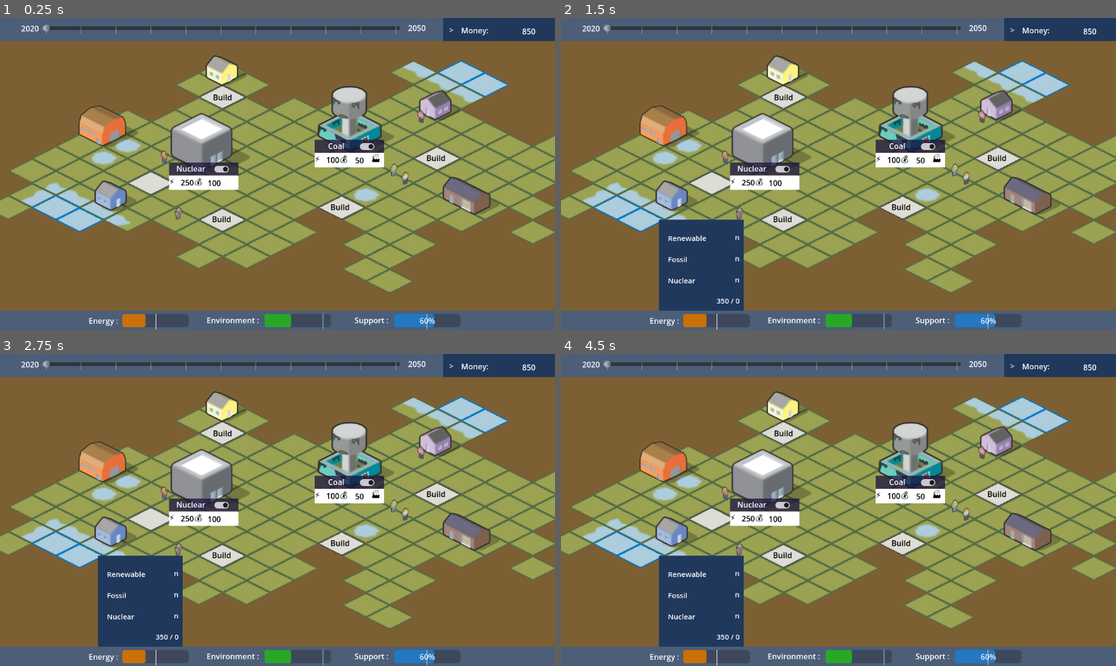
Above: before the commit, frames 1-4 (two rows, left to right).
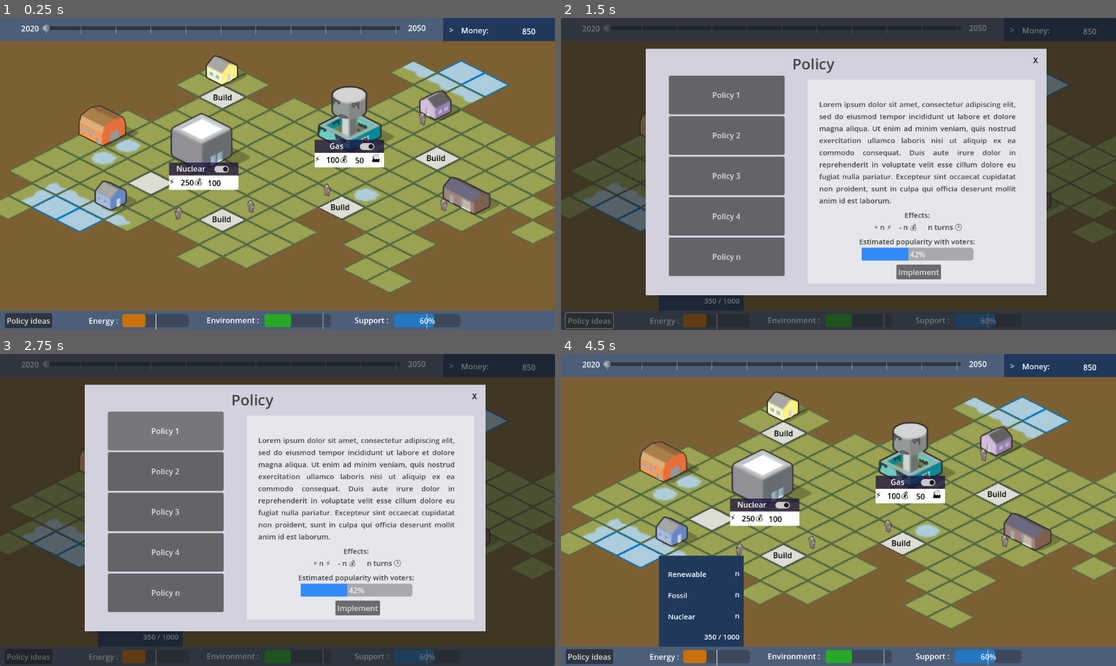
Above: after the commit, the same moments.

Repository: astonedf/SURE_PoC
Game: Godot game, scene res://Scenes/world.tscn
Two runs of this game, one before a commit and one after it. Both use one fixed random seed, a clock stepped at 60 frames per second and the inputs below.
Inputs (mouse positions are in pixels of both pictures, inside the frame that each line leads up to):
- Up to frame 1 (0.25 s): no input
- Up to frame 2 (1.5 s): click (699, 317) at 0.52 s; click (588, 320) at 1.25 s, where only the run after the commit has a clickable "Policy ideas"
- Up to frame 3 (2.75 s): click (166, 432) at 2 s, where only the run after the commit has a clickable "Policy 1"
- Up to frame 4 (4.5 s): click (727, 472) at 2.75 s, where only the run after the commit has a clickable "Policy 2"; click (916, 606) at 3.5 s, where only the run after the commit has a clickable "Implement"; click (1038, 397) at 4.25 s, where only the run after the commit has a clickable "X"

The runs differ from the first frame. In frame 1, 0.7% of the frame differs, in the area x 0-81%, y 29-100%; in frame 2, 98%; in frame 3, 98%, in the area x 0-100%, y 0-100%; in frame 4, 0.8%.

Commit message:
more menus

Diff:
--- a/SURE/Scenes/avatar.tscn
+++ b/SURE/Scenes/avatar.tscn
@@ -84,6 +84,7 @@
 offset_top = -16.0
 offset_right = 8.0
 offset_bottom = 16.0
+focus_mode = 0
 flat = true
 
 [connection signal="pressed" from="Button" to="." method="_on_button_pressed"]
--- a/SURE/Scenes/avatar_creation.tscn
+++ b/SURE/Scenes/avatar_creation.tscn
@@ -1,4 +1,7 @@
-[gd_scene format=3 uid="uid://bho2104p5e0rx"]
+[gd_scene load_steps=3 format=3 uid="uid://bho2104p5e0rx"]
+
+[ext_resource type="PackedScene" uid="uid://qnw77bjuu8jw" path="res://Scenes/char_select.tscn" id="1_3ecar"]
+[ext_resource type="Texture2D" uid="uid://byjtw7q3281rv" path="res://Assets/People/people_6_d.png" id="1_y3qam"]
 
 [node name="AvatarCreation" type="Control"]
 layout_mode = 3
@@ -12,11 +15,107 @@
 layout_mode = 1
 anchors_preset = 9
 anchor_bottom = 1.0
-offset_right = 568.0
+offset_left = 24.0
+offset_top = 24.0
+offset_right = 552.0
+offset_bottom = -32.0
 grow_vertical = 2
 
-[node name="VBoxContainer" type="VBoxContainer" parent="MarginContainer"]
+[node name="ColorRect" type="ColorRect" parent="MarginContainer"]
+layout_mode = 2
+color = Color(0.203922, 0.203922, 0.203922, 1)
+
+[node name="VBoxContainer" type="VBoxContainer" parent="MarginContainer/ColorRect"]
+layout_mode = 2
+offset_left = 40.0
+offset_top = 40.0
+offset_right = 168.0
+offset_bottom = 536.0
+
+[node name="Label6" type="Label" parent="MarginContainer/ColorRect/VBoxContainer"]
+custom_minimum_size = Vector2(0, 54)
+layout_mode = 2
+theme_override_font_sizes/font_size = 25
+text = "Name :"
+vertical_alignment = 1
+
+[node name="Label" type="Label" parent="MarginContainer/ColorRect/VBoxContainer"]
+custom_minimum_size = Vector2(0, 54)
+layout_mode = 2
+theme_override_font_sizes/font_size = 25
+text = "Hair :"
+vertical_alignment = 1
+
+[node name="Label2" type="Label" parent="MarginContainer/ColorRect/VBoxContainer"]
+custom_minimum_size = Vector2(0, 54)
+layout_mode = 2
+theme_override_font_sizes/font_size = 25
+text = "Shirt :"
+vertical_alignment = 1
+
+[node name="Label3" type="Label" parent="MarginContainer/ColorRect/VBoxContainer"]
+custom_minimum_size = Vector2(0, 54)
+layout_mode = 2
+theme_override_font_sizes/font_size = 25
+text = "Legs :"
+vertical_alignment = 1
+
+[node name="Label4" type="Label" parent="MarginContainer/ColorRect/VBoxContainer"]
+custom_minimum_size = Vector2(0, 54)
+layout_mode = 2
+theme_override_font_sizes/font_size = 25
+text = "Shoes :"
+vertical_alignment = 1
+
+[node name="Label5" type="Label" parent="MarginContainer/ColorRect/VBoxContainer"]
+custom_minimum_size = Vector2(0, 54)
+layout_mode = 2
+theme_override_font_sizes/font_size = 25
+text = "Hat :"
+vertical_alignment = 1
+
+[node name="VBoxContainer2" type="VBoxContainer" parent="MarginContainer/ColorRect"]
+layout_mode = 2
+offset_left = 254.0
+offset_top = 40.0
+offset_right = 382.0
+offset_bottom = 536.0
+
+[node name="Label6" type="LineEdit" parent="MarginContainer/ColorRect/VBoxContainer2"]
+custom_minimum_size = Vector2(0, 50)
+layout_mode = 2
+theme_override_font_sizes/font_size = 25
+placeholder_text = "Name"
+
+[node name="CharSelect" parent="MarginContainer/ColorRect/VBoxContainer2" instance=ExtResource("1_3ecar")]
 layout_mode = 2
 
-[node name="Label" type="Label" parent="MarginContainer/VBoxContainer"]
+[node name="CharSelect2" parent="MarginContainer/ColorRect/VBoxContainer2" instance=ExtResource("1_3ecar")]
 layout_mode = 2
+
+[node name="CharSelect3" parent="MarginContainer/ColorRect/VBoxContainer2" instance=ExtResource("1_3ecar")]
+layout_mode = 2
+
+[node name="CharSelect4" parent="MarginContainer/ColorRect/VBoxContainer2" instance=ExtResource("1_3ecar")]
+layout_mode = 2
+
+[node name="CharSelect5" parent="MarginContainer/ColorRect/VBoxContainer2" instance=ExtResource("1_3ecar")]
+layout_mode = 2
+
+[node name="CharSelect6" parent="MarginContainer/ColorRect/VBoxContainer2" instance=ExtResource("1_3ecar")]
+layout_mode = 2
+
+[node name="Button" type="Button" parent="MarginContainer/ColorRect"]
+layout_mode = 0
+offset_left = 176.0
+offset_top = 472.0
+offset_right = 345.0
+offset_bottom = 549.0
+theme_override_font_sizes/font_size = 50
+text = "Create"
+
+[node name="Sprite2D" type="Sprite2D" parent="."]
+texture_filter = 1
+position = Vector2(808, 304)
+scale = Vector2(10, 10)
+texture = ExtResource("1_y3qam")
--- a/SURE/Scenes/build_process.tscn
+++ b/SURE/Scenes/build_process.tscn
@@ -1,4 +1,4 @@
-[gd_scene load_steps=5 format=3]
+[gd_scene load_steps=5 format=3 uid="uid://ba58vngr3dwy2"]
 
 [ext_resource type="Script" path="res://src/farm.gd" id="1_lvhtj"]
 [ext_resource type="Texture2D" uid="uid://csvtdvdrgbyjn" path="res://Assets/spritesheet.png" id="2_d2fjf"]
--- /dev/null
+++ b/SURE/Scenes/char_select.tscn
@@ -0,0 +1,42 @@
+[gd_scene format=3 uid="uid://qnw77bjuu8jw"]
+
+[node name="CharSelect" type="Control"]
+custom_minimum_size = Vector2(0, 44)
+layout_mode = 3
+anchor_right = 0.181
+anchor_bottom = 0.049
+offset_right = -0.512009
+offset_bottom = 12.248
+grow_horizontal = 2
+grow_vertical = 2
+
+[node name="ColorRect" type="ColorRect" parent="."]
+layout_mode = 0
+offset_right = 192.0
+offset_bottom = 40.0
+color = Color(0.266667, 0.266667, 0.458824, 1)
+
+[node name="Label" type="Label" parent="ColorRect"]
+layout_mode = 1
+anchors_preset = 15
+anchor_right = 1.0
+anchor_bottom = 1.0
+grow_horizontal = 2
+grow_vertical = 2
+text = "Text"
+horizontal_alignment = 1
+vertical_alignment = 1
+
+[node name="Button" type="Button" parent="."]
+layout_mode = 0
+offset_left = -16.0
+offset_right = 2.0
+offset_bottom = 40.0
+text = "<"
+
+[node name="Button2" type="Button" parent="."]
+layout_mode = 0
+offset_left = 192.0
+offset_right = 210.0
+offset_bottom = 40.0
+text = ">"
--- a/SURE/Scenes/energy_bar.tscn
+++ b/SURE/Scenes/energy_bar.tscn
@@ -1,4 +1,4 @@
-[gd_scene load_steps=3 format=3]
+[gd_scene load_steps=3 format=3 uid="uid://ck16e7ajx7hl4"]
 
 [ext_resource type="Script" path="res://src/energy_bar.gd" id="1_8teth"]
 [ext_resource type="StyleBox" uid="uid://phji31i5dkkd" path="res://Scenes/energy_bar.tres" id="2_4gg5u"]
--- a/SURE/Scenes/farm.tscn
+++ b/SURE/Scenes/farm.tscn
@@ -1,4 +1,4 @@
-[gd_scene load_steps=4 format=3]
+[gd_scene load_steps=4 format=3 uid="uid://b1ipgesi102nc"]
 
 [ext_resource type="Script" path="res://src/farm.gd" id="1_o6b5t"]
 [ext_resource type="Texture2D" uid="uid://csvtdvdrgbyjn" path="res://Assets/spritesheet.png" id="1_ok7e6"]
--- a/SURE/Scenes/shock.tscn
+++ b/SURE/Scenes/shock.tscn
@@ -1,8 +1,8 @@
-[gd_scene load_steps=5 format=3]
+[gd_scene load_steps=5 format=3 uid="uid://885lty3v1qbq"]
 
 [ext_resource type="Script" path="res://src/shock.gd" id="1_bkl8y"]
 [ext_resource type="Texture2D" uid="uid://dtc7lnxlbfgjf" path="res://willian-justen-de-vasconcellos-cIQ0wHskpMo-unsplash.jpg" id="1_s7q3d"]
-[ext_resource type="PackedScene" uid="uid://dgu02uh047h3m" path="res://Scenes/energy_bar.tscn" id="2_i1jhu"]
+[ext_resource type="PackedScene" uid="uid://ck16e7ajx7hl4" path="res://Scenes/energy_bar.tscn" id="2_i1jhu"]
 
 [sub_resource type="Theme" id="Theme_jkqh0"]
 
--- a/SURE/Scenes/ui.tscn
+++ b/SURE/Scenes/ui.tscn
@@ -1,11 +1,12 @@
-[gd_scene load_steps=9 format=3 uid="uid://bs48lirfn2fp2"]
+[gd_scene load_steps=10 format=3 uid="uid://bs48lirfn2fp2"]
 
 [ext_resource type="Script" path="res://src/ui.gd" id="1_blqjq"]
 [ext_resource type="Texture2D" uid="uid://jxfbng7wapfp" path="res://grey_sliderRight.png" id="1_v6q86"]
-[ext_resource type="PackedScene" path="res://Scenes/energy_bar.tscn" id="3_fm1y6"]
+[ext_resource type="PackedScene" uid="uid://ck16e7ajx7hl4" path="res://Scenes/energy_bar.tscn" id="3_fm1y6"]
 [ext_resource type="PackedScene" uid="uid://btvu06t5i741p" path="res://Scenes/bubble.tscn" id="3_nonk7"]
 [ext_resource type="PackedScene" uid="uid://u1nvhv5ceok" path="res://Scenes/BarInfo.tscn" id="4_67rbh"]
-[ext_resource type="PackedScene" path="res://Scenes/shock.tscn" id="5_tj765"]
+[ext_resource type="PackedScene" uid="uid://885lty3v1qbq" path="res://Scenes/shock.tscn" id="5_tj765"]
+[ext_resource type="PackedScene" uid="uid://jj476u8yn2g8" path="res://Scenes/window.tscn" id="7_yu7g8"]
 
 [sub_resource type="StyleBoxFlat" id="StyleBoxFlat_ldrdn"]
 bg_color = Color(0.152941, 0.658824, 0.152941, 1)
@@ -78,6 +79,7 @@
 label1 = "Renewable"
 label2 = "Fossil"
 label3 = "Nuclear"
+max = 1000
 
 [node name="Label2" type="Label" parent="ColorRect"]
 layout_mode = 2
@@ -114,7 +116,7 @@
 grow_vertical = 1
 label1 = "Land use"
 label2 = "Pollution"
-label3 = "What else?"
+max = 1000
 
 [node name="Label3" type="Label" parent="ColorRect"]
 layout_mode = 2
@@ -147,8 +149,16 @@
 offset_bottom = -16.19
 grow_horizontal = 1
 grow_vertical = 1
-label1 = "Energy prices"
+label1 = "Energy affordability"
 label2 = "Environment"
+max = 100
+
+[node name="Button" type="Button" parent="ColorRect"]
+offset_left = 10.0
+offset_top = 5.0
+offset_right = 108.0
+offset_bottom = 36.0
+text = "Policy ideas"
 
 [node name="ColorRect2" type="ColorRect" parent="."]
 custom_minimum_size = Vector2(0, 40)
@@ -300,6 +310,10 @@
 [node name="Shock" parent="." instance=ExtResource("5_tj765")]
 visible = false
 
+[node name="Window" parent="." instance=ExtResource("7_yu7g8")]
+visible = false
+
 [connection signal="pressed" from="ColorRect/Next/NextTurn" to="." method="_on_label_pressed"]
 [connection signal="reached" from="ColorRect/EnergyBar" to="." method="_on_energy_bar_reached"]
+[connection signal="pressed" from="ColorRect/Button" to="." method="_on_button_pressed"]
 [connection signal="pressed" from="ColorRect2/MoneyUI" to="." method="_on_money_ui_pressed"]
--- /dev/null
+++ b/SURE/Scenes/window.gd
@@ -0,0 +1,15 @@
+extends CanvasLayer
+
+
+# Called when the node enters the scene tree for the first time.
+func _ready():
+	pass # Replace with function body.
+
+
+# Called every frame. 'delta' is the elapsed time since the previous frame.
+func _process(delta):
+	pass
+
+
+func _on_button_2_pressed():
+	visible = false
--- a/SURE/Scenes/window.tscn
+++ b/SURE/Scenes/window.tscn
@@ -1,8 +1,12 @@
-[gd_scene load_steps=2 format=3 uid="uid://jj476u8yn2g8"]
+[gd_scene load_steps=3 format=3 uid="uid://jj476u8yn2g8"]
 
-[ext_resource type="Texture2D" uid="uid://vakeu7mmf084" path="res://icon.svg" id="1_t74m5"]
+[ext_resource type="Script" path="res://Scenes/window.gd" id="1_y1ckm"]
 
-[node name="Window" type="CanvasLayer"]
+[sub_resource type="StyleBoxFlat" id="StyleBoxFlat_77vk0"]
+bg_color = Color(0.196078, 0.545098, 0.968627, 1)
+
+[node name="Policy" type="CanvasLayer"]
+script = ExtResource("1_y1ckm")
 
 [node name="MarginContainer" type="MarginContainer" parent="."]
 anchors_preset = 15
@@ -20,12 +24,12 @@
 offset_top = 64.0
 offset_right = 1008.0
 offset_bottom = 576.0
-color = Color(0.843137, 0.921569, 0.968627, 1)
+color = Color(0.823529, 0.823529, 0.870588, 1)
 
 [node name="VBoxContainer" type="VBoxContainer" parent="MarginContainer/Panel/ColorRect"]
 layout_mode = 2
-offset_left = 16.0
-offset_top = 16.0
+offset_left = 48.0
+offset_top = 56.0
 offset_right = 288.0
 offset_bottom = 496.0
 grow_vertical = 2
@@ -58,17 +62,17 @@
 [node name="ColorRect" type="ColorRect" parent="MarginContainer/Panel/ColorRect"]
 layout_mode = 0
 offset_left = 336.0
-offset_top = 80.0
-offset_right = 792.0
-offset_bottom = 472.0
-color = Color(0.902066, 0.952443, 0.98218, 1)
+offset_top = 64.0
+offset_right = 808.0
+offset_bottom = 488.0
+color = Color(0.900945, 0.901041, 0.92816, 1)
 
 [node name="Title" type="Label" parent="MarginContainer/Panel/ColorRect"]
 layout_mode = 0
-offset_left = 360.0
-offset_top = 24.0
-offset_right = 568.0
-offset_bottom = 64.0
+offset_left = 304.0
+offset_top = 8.0
+offset_right = 512.0
+offset_bottom = 55.0
 theme_override_colors/font_color = Color(0.270588, 0.270588, 0.270588, 1)
 theme_override_font_sizes/font_size = 31
 text = "Policy"
@@ -89,22 +93,42 @@
 [node name="Effect" type="Label" parent="MarginContainer/Panel/ColorRect"]
 layout_mode = 0
 offset_left = 360.0
-offset_top = 344.0
+offset_top = 334.0
 offset_right = 768.0
-offset_bottom = 456.0
+offset_bottom = 446.0
 theme_override_colors/font_color = Color(0.270588, 0.270588, 0.270588, 1)
 theme_override_font_sizes/font_size = 15
-text = "+ n ⚡
-- n 💰
-n turns 🕒"
+text = "Effects:
+ + n ⚡    - n 💰      n turns 🕒
+Estimated popularity with voters:"
 horizontal_alignment = 1
-vertical_alignment = 3
 autowrap_mode = 3
 
-[node name="TextureButton" type="TextureButton" parent="."]
-offset_left = 88.0
-offset_top = 160.0
-offset_right = 216.0
-offset_bottom = 288.0
-scale = Vector2(0.5, 0.5)
-texture_normal = ExtResource("1_t74m5")
+[node name="ProgressBar" type="ProgressBar" parent="MarginContainer/Panel/ColorRect"]
+layout_mode = 0
+offset_left = 448.0
+offset_top = 413.0
+offset_right = 680.0
+offset_bottom = 440.0
+theme_override_styles/fill = SubResource("StyleBoxFlat_77vk0")
+value = 42.0
+
+[node name="Button" type="Button" parent="MarginContainer/Panel/ColorRect"]
+layout_mode = 0
+offset_left = 520.0
+offset_top = 448.0
+offset_right = 613.0
+offset_bottom = 479.0
+text = "Implement"
+
+[node name="Button2" type="Button" parent="MarginContainer/Panel/ColorRect"]
+layout_mode = 0
+offset_left = 800.0
+offset_top = 8.0
+offset_right = 818.0
+offset_bottom = 39.0
+theme_override_colors/font_color = Color(0, 0, 0, 1)
+text = "X"
+flat = true
+
+[connection signal="pressed" from="MarginContainer/Panel/ColorRect/Button2" to="." method="_on_button_2_pressed"]
--- a/SURE/Scenes/world.tscn
+++ b/SURE/Scenes/world.tscn
@@ -7,14 +7,13 @@
 [ext_resource type="Texture2D" uid="uid://dd4usnroeap8y" path="res://Assets/Buildings/warehouse_orange_b.png" id="5_ex311"]
 [ext_resource type="Texture2D" uid="uid://bpqqad3qr0s0a" path="res://Assets/Buildings/house_small_purple_a.png" id="6_8a8ec"]
 [ext_resource type="PackedScene" uid="uid://ct4blqwh4y6ab" path="res://Scenes/energy_plant.tscn" id="7_6x5m2"]
-[ext_resource type="Texture2D" uid="uid://81u7c4lqok50" path="res://Assets/People/people_2_a.png" id="7_ljggt"]
 [ext_resource type="Texture2D" uid="uid://ywn3w3u7101f" path="res://Assets/Buildings/building_small_gray_b.png" id="8_7d7gc"]
+[ext_resource type="PackedScene" uid="uid://dsu6t86pxh6ch" path="res://Scenes/avatar.tscn" id="8_liuie"]
 [ext_resource type="Texture2D" uid="uid://cvdjme5hto1ao" path="res://Assets/People/people_1_b.png" id="8_wpqsw"]
-[ext_resource type="Texture2D" uid="uid://dkoss0mydp0kj" path="res://Assets/People/people_4_b.png" id="9_a5p6h"]
 [ext_resource type="Texture2D" uid="uid://dfb8j0dgkthdj" path="res://Assets/Buildings/water_tower_b_damaged.png" id="9_swixi"]
-[ext_resource type="Texture2D" uid="uid://bhfxrylm2sf5h" path="res://Assets/People/people_5_d.png" id="10_qpcoi"]
-[ext_resource type="Texture2D" uid="uid://bskqc02rhk72n" path="res://Assets/People/people_6_c.png" id="11_col61"]
 [ext_resource type="PackedScene" uid="uid://banvqdghwoj3p" path="res://Scenes/build_button.tscn" id="16_pnu0i"]
+
+[sub_resource type="Theme" id="Theme_mklkc"]
 
 [node name="World" type="Node2D"]
 
@@ -53,26 +52,22 @@
 position = Vector2(915, 181)
 texture = ExtResource("6_8a8ec")
 
-[node name="People2A" type="Sprite2D" parent="Props"]
-position = Vector2(341, 289)
-texture = ExtResource("7_ljggt")
-
 [node name="People1B" type="Sprite2D" parent="Props"]
 texture_filter = 1
 position = Vector2(370, 406)
 texture = ExtResource("8_wpqsw")
 
-[node name="People4B" type="Sprite2D" parent="Props"]
-position = Vector2(817, 316)
-texture = ExtResource("9_a5p6h")
+[node name="Avatar" parent="Props" instance=ExtResource("8_liuie")]
+position = Vector2(521, 392)
 
-[node name="People5D" type="Sprite2D" parent="Props"]
-position = Vector2(841, 333)
-texture = ExtResource("10_qpcoi")
+[node name="Avatar2" parent="Props" instance=ExtResource("8_liuie")]
+position = Vector2(679, 358)
 
-[node name="People6B" type="Sprite2D" parent="Props"]
-position = Vector2(874, 205)
-texture = ExtResource("11_col61")
+[node name="Avatar3" parent="Props" instance=ExtResource("8_liuie")]
+position = Vector2(877, 210)
+
+[node name="Avatar4" parent="Props" instance=ExtResource("8_liuie")]
+position = Vector2(921, 388)
 
 [node name="Nuclear" parent="." instance=ExtResource("7_6x5m2")]
 position = Vector2(439, 259)
@@ -92,7 +87,7 @@
 
 [node name="Coal" parent="." instance=ExtResource("7_6x5m2")]
 position = Vector2(741, 212)
-label_name = "Coal"
+label_name = "Gas"
 energy = 100
 prod = 50
 poll = true
@@ -113,6 +108,7 @@
 offset_right = 506.0
 offset_bottom = 443.0
 mouse_default_cursor_shape = 2
+theme = SubResource("Theme_mklkc")
 theme_override_colors/font_pressed_color = Color(0.372549, 0.372549, 0.372549, 1)
 button_list = [["10W Solar Farm 75$", 75, 10, 0], ["15W Solar Farm 100$", 100, 15, 0]]
 path = "farm"
@@ -142,7 +138,7 @@
 offset_top = 149.0
 offset_right = 486.0
 offset_bottom = 180.0
-button_list = [["Gas Plant 100$", 100, 100, 100]]
+button_list = [["Biomass Plant 100$", 100, 100, 100]]
 path = "energy_plant"
 
 [editable path="Nuclear"]
--- a/SURE/src/ui.gd
+++ b/SURE/src/ui.gd
@@ -60,3 +60,9 @@
 
 func _on_money_ui_pressed():
 	$ColorRect2/ColorRect.visible = !$ColorRect2/ColorRect.visible
+
+
+
+
+func _on_button_pressed():
+	$Window.visible = true
Not shown: 1 places in SURE/Scenes/world.tscn that only renumber resources
